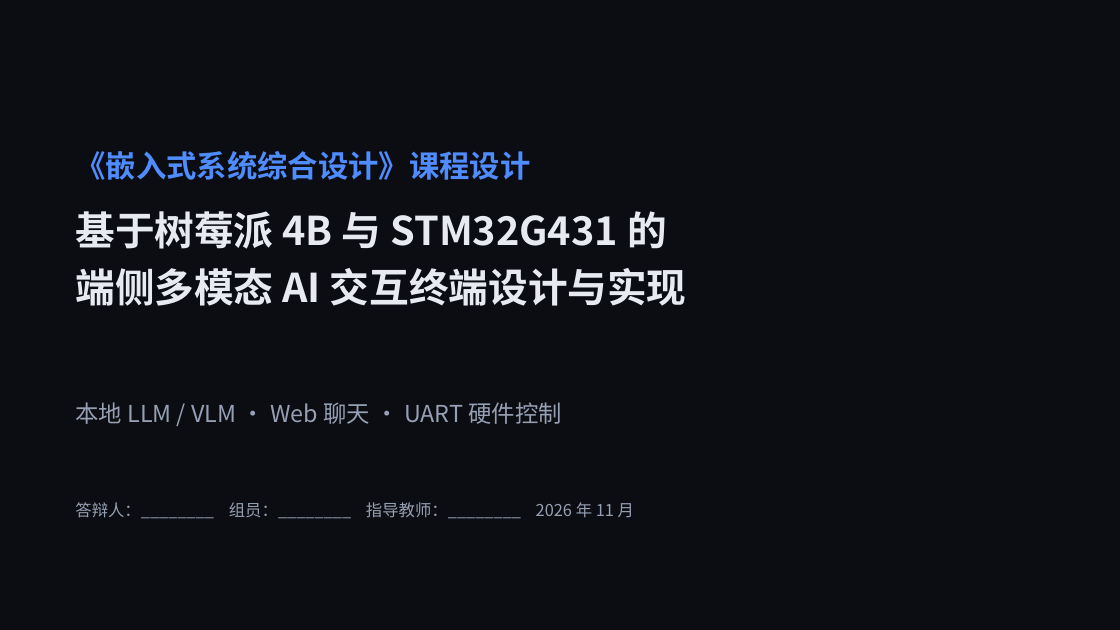
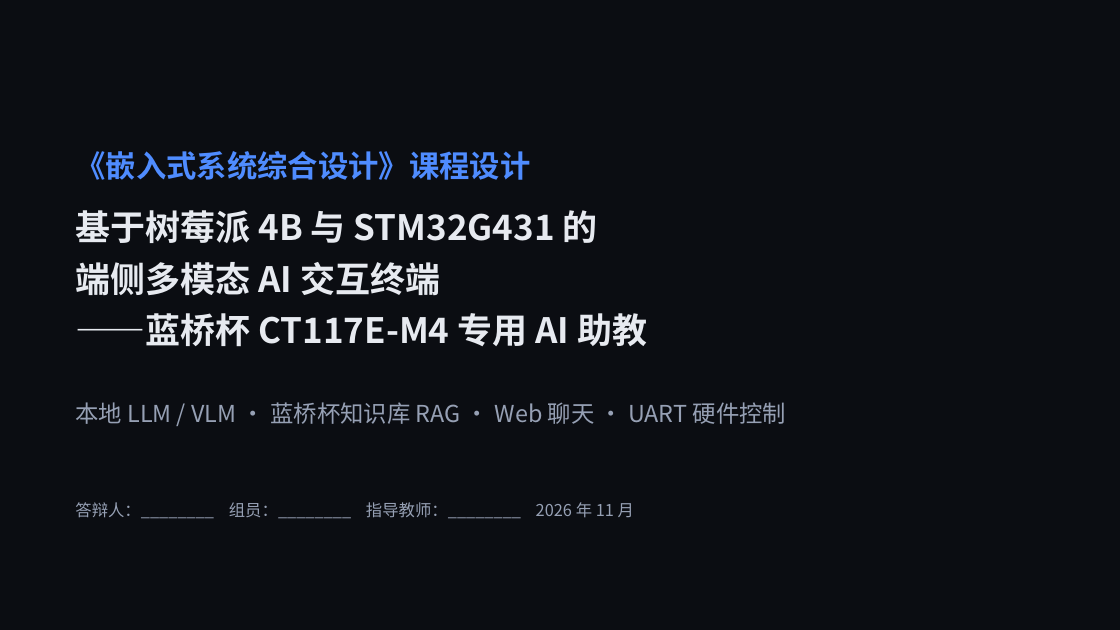
Before and after one commit to Apple-1814/Design-and-Implementation-of-an-Edge-Side-Multimodal-AI-Interaction-Terminal-Based-on-Raspberry-Pi-4, a slide deck: slide 1 of paper/答辩PPT.pptx. Drawn at 1120x630 pixels with LibreOffice and Linux fonts; fonts in the diff are those of the drawing. Boxes give left, top, right and bottom in pixels: in the first picture for what was removed or moved away, otherwise in the second. Text is boxed around its words. In the diff, an @@ line names an element or a change of style, - is before the commit and + after.

```diff
--- a/paper/答辩PPT.pptx
+++ b/paper/答辩PPT.pptx
@@ text at bbox=[75, 210, 598, 243]: size 34 to 30 pt in "基于树莓派 4B 与 STM32G431 的" @@
@@ text at bbox=[75, 262, 647, 346]: text changed; size 34 to 30 pt @@
-端侧多模态 AI 交互终端设计与实现
+端侧多模态 AI 交互终端
+——蓝桥杯 CT117E-M4 专用 AI 助教
@@ text at bbox=[75, 402, 786, 424]: text changed @@
-本地 LLM / VLM · Web 聊天 · UART 硬件控制
+本地 LLM / VLM · 蓝桥杯知识库 RAG · Web 聊天 · UART 硬件控制
```
Also in this commit, not shown: 5 other slides changed, 1 slide added, 23 other files.
